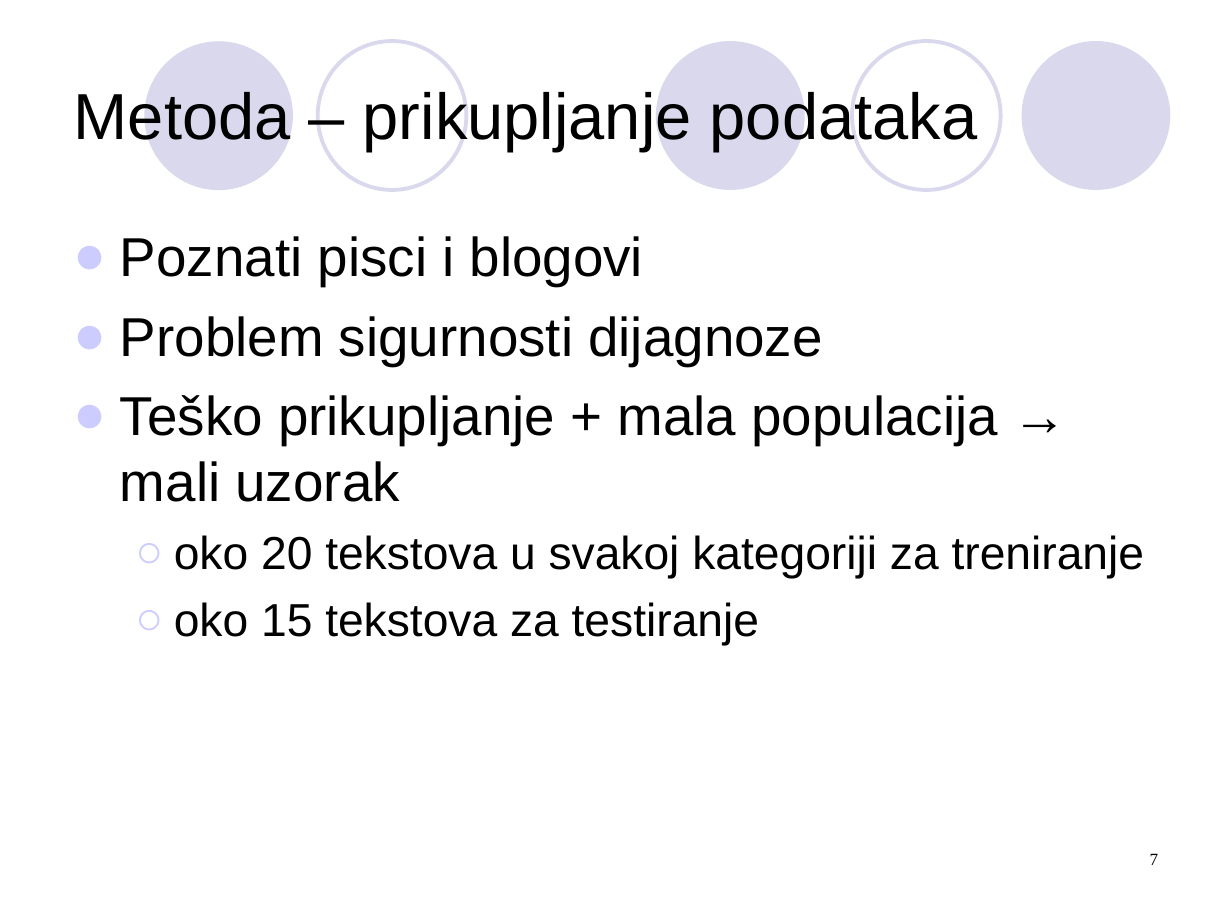
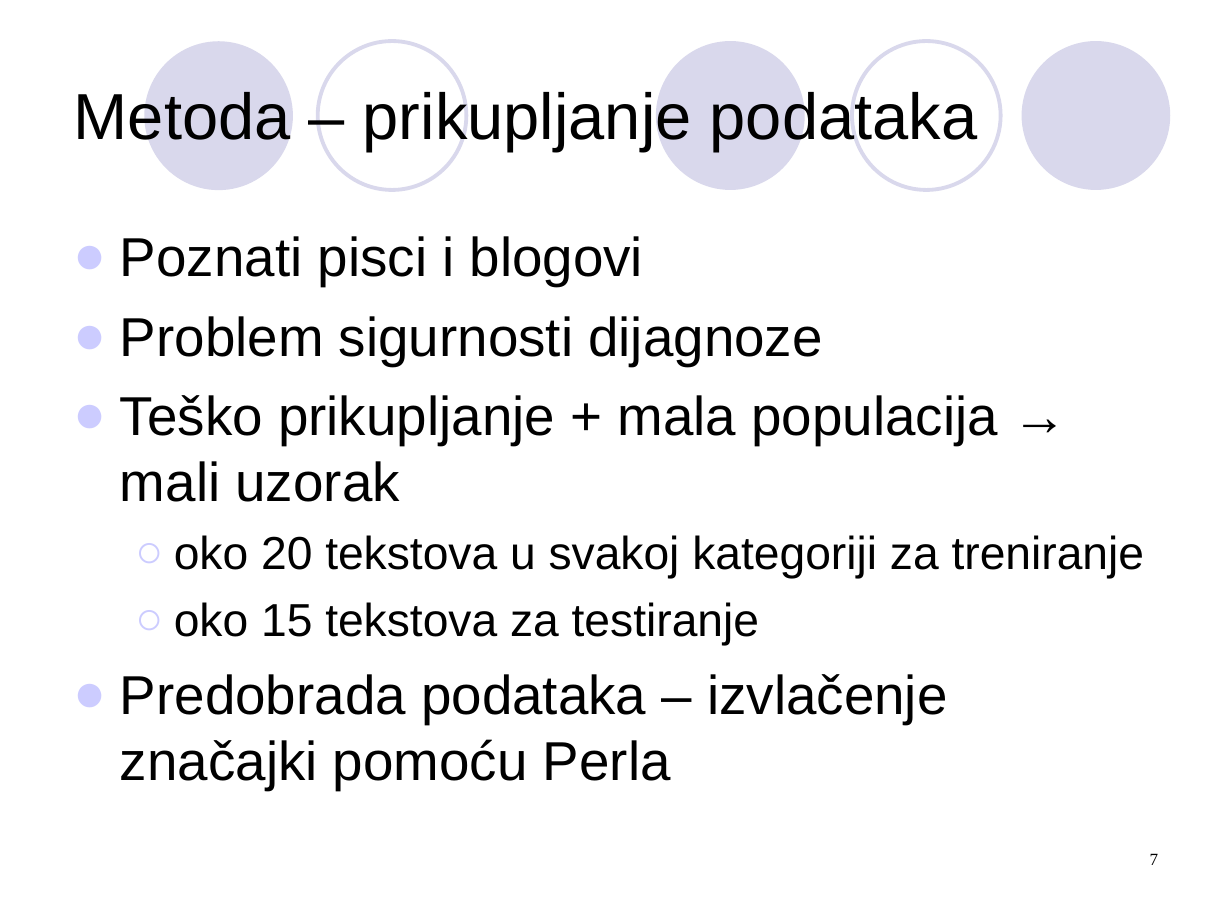
Before and after one commit to Monk-NT/hr-mental-health, a slide deck: slide 7 of docs/Grdjan.ppt. Drawn at 1232x924 pixels with LibreOffice and Linux fonts; fonts in the diff are those of the drawing. Boxes give left, top, right and bottom in pixels: in the first picture for what was removed or moved away, otherwise in the second. Text is boxed around its words. In the diff, an @@ line names an element or a change of style, - is before the commit and + after.

```diff
--- a/docs/Grdjan.ppt
+++ b/docs/Grdjan.ppt
@@ text at [120,674,947,790]: paragraph added @@
+● Predobrada podataka – izvlačenje značajki pomoću Perla
```
Also in this commit, not shown: 3 other slides changed.
